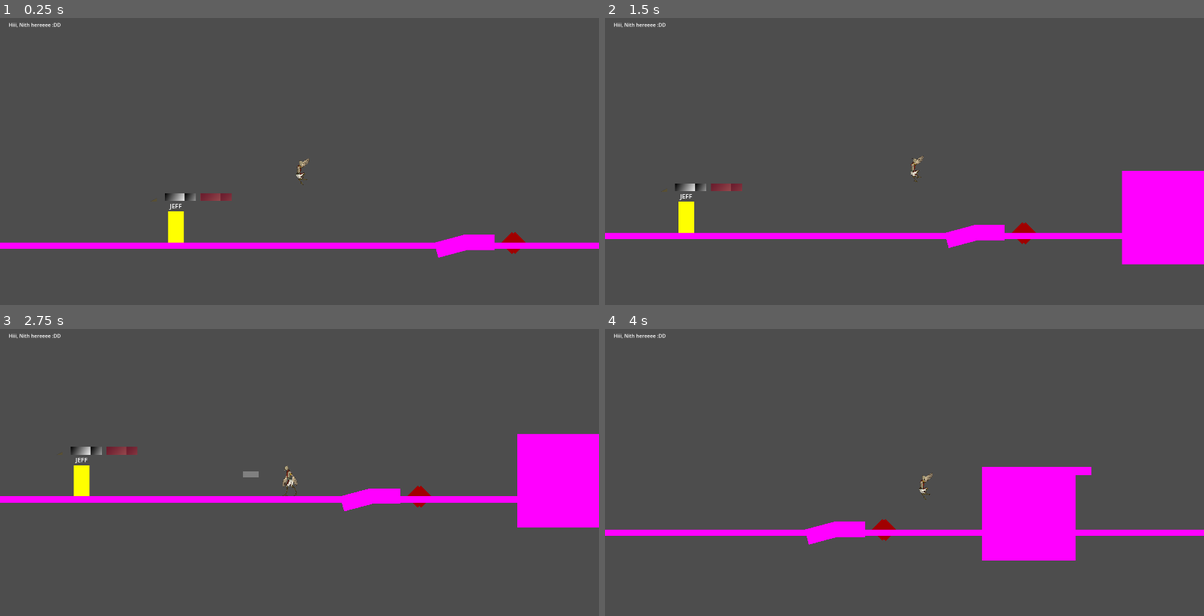
Above: before the commit, frames 1-4 (two rows, left to right).
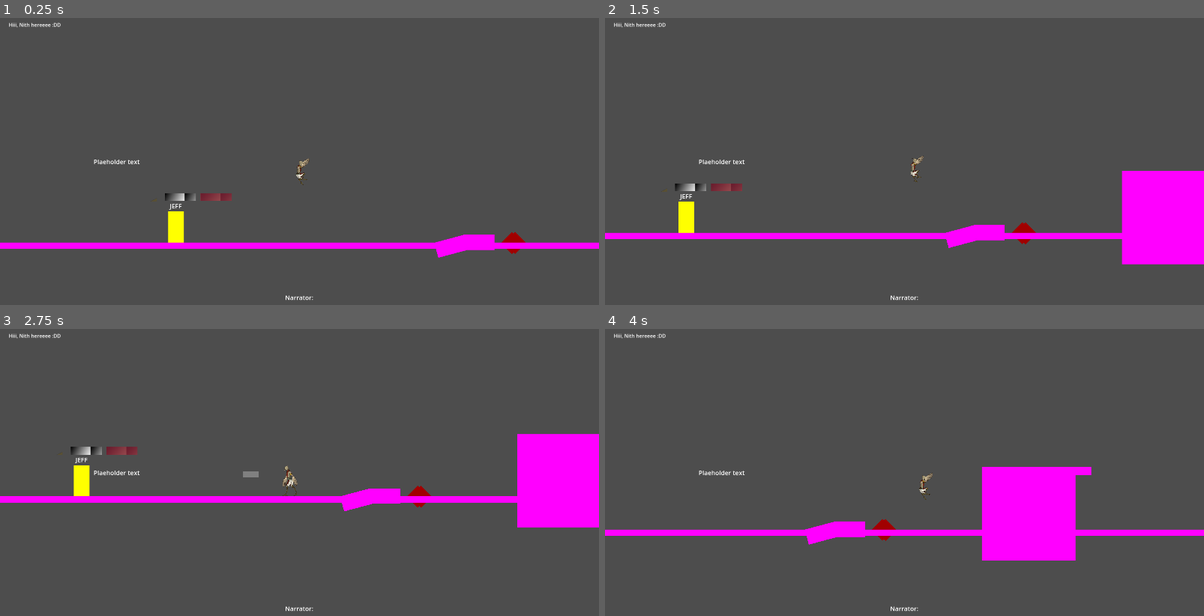
Above: after the commit, the same moments.

Repository: M4przybysz/Kamen-z-serca
Game: Godot game, scene res://src/main/main.tscn
Two runs of this game, one before a commit and one after it. Both use one fixed random seed, a clock stepped at 60 frames per second and the inputs below.
Inputs (mouse positions are in pixels of both pictures, inside the frame that each line leads up to):
- Up to frame 1 (0.25 s): no input
- Up to frame 2 (1.5 s): move the mouse to (1036, 152) at 0.52 s; hold D (move_right) from 0.53 s (still down); tap Mouse wheel down (change_feather_down) at 0.6 s; tap Space (jump) at 0.77 s; move the mouse to (784, 187) at 1.27 s; tap Mouse wheel up (change_feather_up) at 1.35 s
- Up to frame 3 (2.75 s): tap Space (jump) at 1.52 s; move the mouse to (359, 406) at 2.02 s; release D (move_right) at 2.03 s; hold A (move_left) from 2.03 s (still down); tap Middle mouse button (feather_throw) at 2.1 s
- Up to frame 4 (4 s): move the mouse to (874, 547) at 2.77 s; release A (move_left) at 2.78 s; hold D (move_right) from 2.78 s (still down); tap Q (shield_use) at 2.85 s; tap Space (jump) at 3.02, 3.77 s; move the mouse to (1084, 529) at 3.52 s; tap Shift (slide_and_air_dash) at 3.6 s

The runs differ from the first frame. In frame 1, 0.1% of the frame differs, in the area x 15-53%, y 49-99%; in frame 2, 0.1%; in frame 3, 0.1%; in frame 4, 0.1%.

Commit message:
Added loading dialogues from file and nodes that will display these dialogues

Diff:
--- a/la_creatura_game/src/ui/ui.gd
+++ b/la_creatura_game/src/ui/ui.gd
@@ -1,15 +1,31 @@
 extends Control
 
+@onready var narrator: Label = $DialogueInterface/Narrator
+@onready var dynamic_dialogue_box: Label = $DialogueInterface/DynamicDialogueBox
+@onready var dialogue_timer: Timer = $DialogueInterface/DialogueTimer
+
+# HP_Interface variables
 var screen_break1
 var screen_break2
 var screen_break3
 var hp_vfx
 
+# DialogueInterface variables
+var dialogue_text: String
+var dialogue_line: String
+
 func _ready() -> void:
+	# Assign HP variables
 	screen_break1 = [$HP_interface/HP5,$HP_interface/HP3,$HP_interface/HP1,$HP_interface/HP_Max]
 	screen_break2 = [$HP_interface/HP5,$HP_interface/HP4,$HP_interface/HP3,$HP_interface/HP1,$HP_interface/HP_Max]
 	screen_break3 = [$HP_interface/HP5,$HP_interface/HP4,$HP_interface/HP3,$HP_interface/HP2,$HP_interface/HP1,$HP_interface/HP_Max]
 	hp_vfx = screen_break1
+
+	# Assign dialogue variables
+	dialogue_text = load_text_from_file("res://assets/dialogues/example_text2.txt")
+	print(dialogue_text)
+	dialogue_line = get_dialogue_line("Scene1", "N:", 2)
+	print(dialogue_line)
 
 # Called every frame. 'delta' is the elapsed time since the previous frame.
 func _process(delta: float) -> void:
@@ -19,3 +35,22 @@
 	for img in hp_vfx:
 		img.visible = false
 	hp_vfx[hp].visible = true
+
+func load_text_from_file(path: String):
+	var file = FileAccess.open(path, FileAccess.READ)
+	return file.get_as_text()
+
+func get_dialogue_line(story_part: String, character: String, line_number: int):
+	var part_start = dialogue_text.find(story_part) + story_part.length() + 1
+	var dialogue_line_start = dialogue_text.find(character, part_start) + character.length()
+	var dialogue_line_end = dialogue_text.find("\n", dialogue_line_start)
+	var line = dialogue_text.substr(dialogue_line_start, dialogue_line_end - dialogue_line_start)
+	var line_count = 1
+
+	while  line_count != line_number:
+		dialogue_line_start = dialogue_text.find(character, dialogue_line_end) + character.length()
+		dialogue_line_end = dialogue_text.find("\n", dialogue_line_start)
+		line = dialogue_text.substr(dialogue_line_start, dialogue_line_end - dialogue_line_start)
+		line_count += 1
+
+	return line
--- a/la_creatura_game/src/ui/ui.tscn
+++ b/la_creatura_game/src/ui/ui.tscn
@@ -1,6 +1,14 @@
-[gd_scene load_steps=2 format=3 uid="uid://c4ffy2ihhl0s2"]
+[gd_scene load_steps=5 format=3 uid="uid://c4ffy2ihhl0s2"]
 
 [ext_resource type="Script" path="res://src/ui/ui.gd" id="1_nlrv2"]
+
+[sub_resource type="LabelSettings" id="LabelSettings_u2e53"]
+
+[sub_resource type="LabelSettings" id="LabelSettings_381b6"]
+font_size = 20
+
+[sub_resource type="LabelSettings" id="LabelSettings_wc68x"]
+font_size = 20
 
 [node name="UI" type="Control"]
 layout_mode = 3
@@ -18,6 +26,7 @@
 offset_right = 195.0
 offset_bottom = 86.0
 text = "Hiii, Nith hereeee :DD"
+label_settings = SubResource("LabelSettings_u2e53")
 
 [node name="HP_interface" type="Control" parent="."]
 anchors_preset = 0
@@ -72,3 +81,34 @@
 offset_right = 225.0
 offset_bottom = 45.0
 color = Color(0, 0, 0, 1)
+
+[node name="DialogueInterface" type="Control" parent="."]
+anchors_preset = 0
+offset_right = 1920.0
+offset_bottom = 1080.0
+
+[node name="DialogueTimer" type="Timer" parent="DialogueInterface"]
+
+[node name="Narrator" type="Label" parent="DialogueInterface"]
+layout_mode = 0
+offset_top = 900.0
+offset_right = 1920.0
+offset_bottom = 1000.0
+text = "Narrator:"
+label_settings = SubResource("LabelSettings_381b6")
+horizontal_alignment = 1
+vertical_alignment = 1
+
+[node name="DynamicDialogueBox" type="Label" parent="DialogueInterface"]
+layout_mode = 0
+offset_left = 300.0
+offset_top = 500.0
+offset_right = 600.0
+offset_bottom = 600.0
+text = "Plaeholder text"
+label_settings = SubResource("LabelSettings_wc68x")
+
+[node name="TextureRect" type="TextureRect" parent="DialogueInterface/DynamicDialogueBox"]
+layout_mode = 0
+offset_right = 300.0
+offset_bottom = 100.0
Not shown, added: la_creatura_game/assets/dialogues/example_text.txt
Not shown, added: la_creatura_game/assets/dialogues/example_text2.txt
